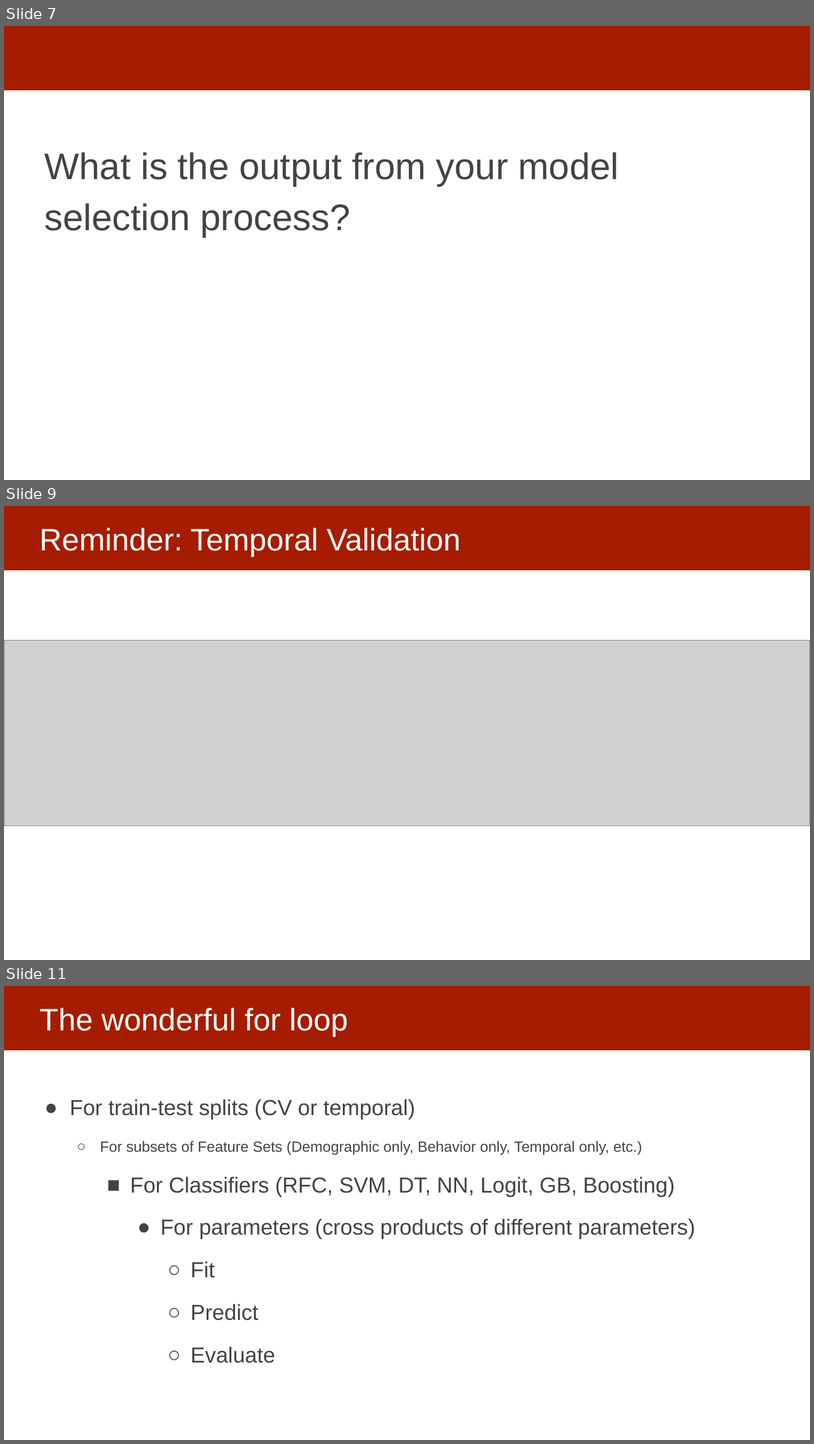
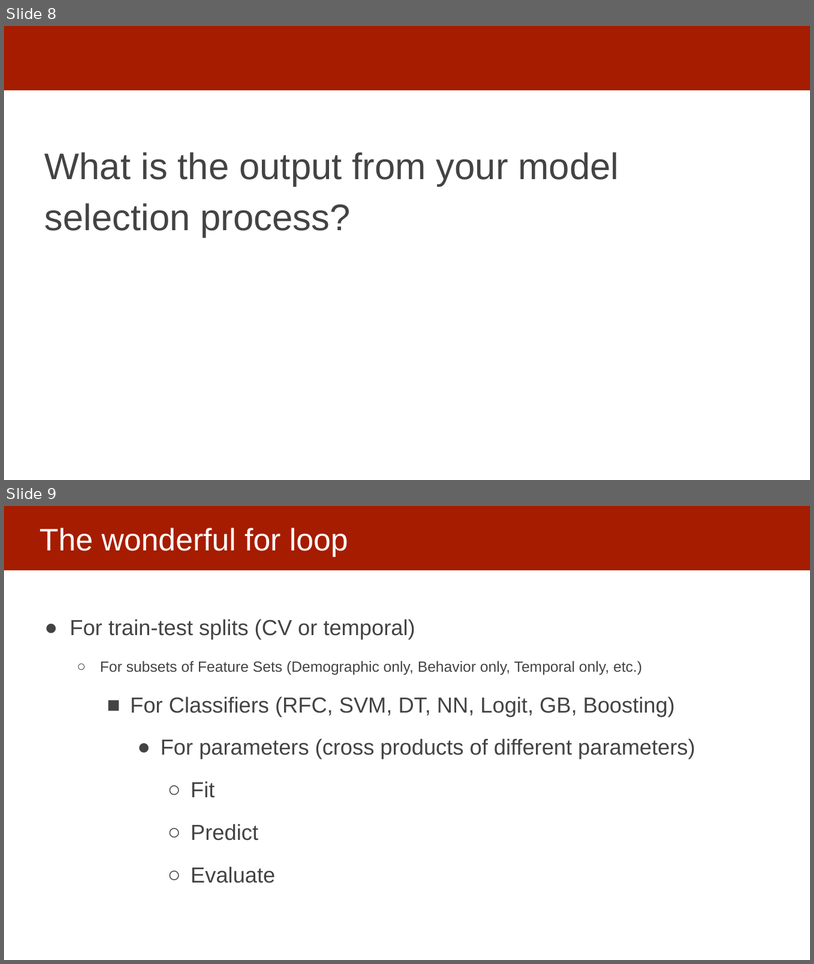
Before and after one commit to dssg/mlforpublicpolicylab, a slide deck: Lectures/15-ml-in-practice-and-model-selection-part-3.pptx. Shown one above the other, each under a label of ours: slides 7, 9 and 11 before the commit, slides 8 and 9 after it; the slides between them are not shown. The pictures are 814x1444 and 814x964 pixels, drawn with LibreOffice and Linux fonts; fonts in the diff are those of the drawing; grey boxes stand for pictures. Boxes give left, top, right and bottom in pixels: in the first picture for what was removed or moved away, otherwise in the second. Text is boxed around its words. In the diff, an @@ line names an element or a change of style, - is before the commit and + after.

```diff
--- a/Lectures/15-ml-in-practice-and-model-selection-part-3.pptx
+++ b/Lectures/15-ml-in-practice-and-model-selection-part-3.pptx
@@ slide 9 removed at (4,506,810,960), background #FFFFFF; not listed: 1 template element that a slide beside it also shows @@
@@ title removed at (39,528,461,557) @@
-Reminder: Temporal Validation
@@ picture removed at (4,640,810,826) @@
@@ what was slide 7 is now slide 8 @@
@@ what was slide 11 is now slide 9 @@
```
Also in this commit, not shown: 2 slides changed, 3 slides added, 2 other slides removed.
